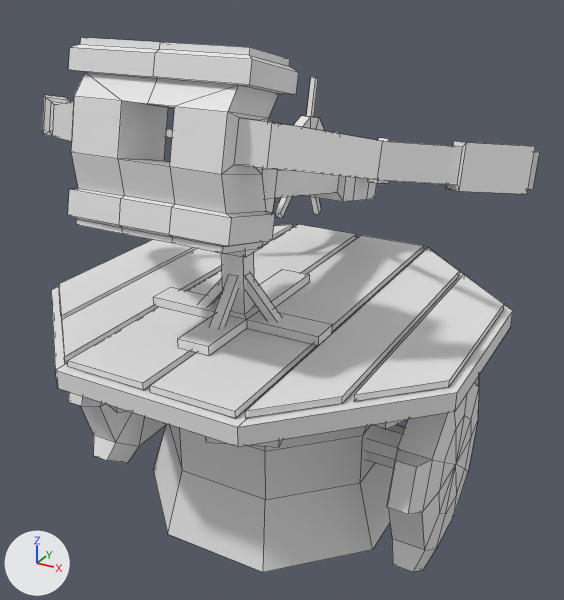
The FBX model runtime/frontend/models/buildings/crossbow/crossbow.fbx as it was, and as the next commit left it.
Rendered twice from a 50 mm lens placed at (1.6, -2.9, 2.45), pointed at (0.03, -0.04, 1.02). Every picture has the same lights, and +X, +Y and +Z are marked at lower left. The first picture is the older version. Mesh edges are drawn as thin lines. Where no turn or scale is listed for an object, it has been applied to the vertices.

Names of what the first picture shows: 'base', 'bracket', 'cog_left', 'cog_right', 'deck', 'skin', 'wheel' and 1 more.
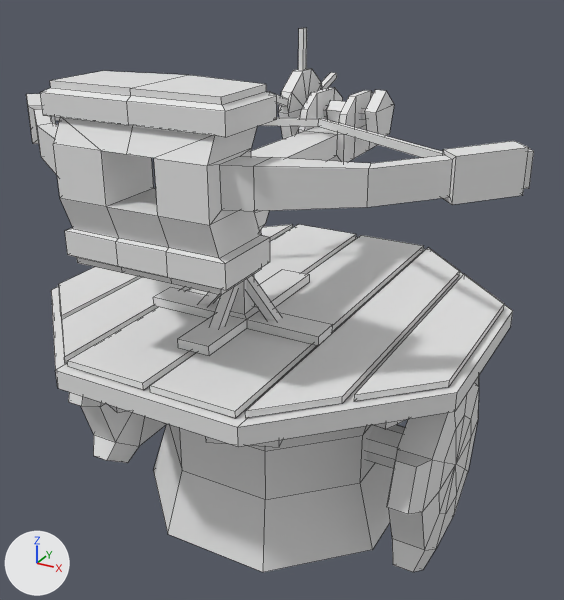
Pixel boxes [x1, y1, x2, y2] of what changed, in the pictures (564 x 600 px):
'skin', turned
    before: [42, 37, 540, 254]
    after: [26, 71, 534, 295]
'wheel', moved, turned (mostly hidden before)
    before: [275, 77, 390, 217]
    after: [269, 28, 394, 139]

What the commit changed:
Object 'skin' (ob_skin) turns from (0, 0, 0) to (14, 0, 0) degrees about x, y and z.
Object 'wheel' (ob_wheel) moves from (-0.00536, 1.004, 0.0762) to (-0.00536, 0.958, 0.311).
Object 'wheel' (ob_wheel) turns from (0, 0, 0) to (14, 0, 0) degrees about x, y and z.
